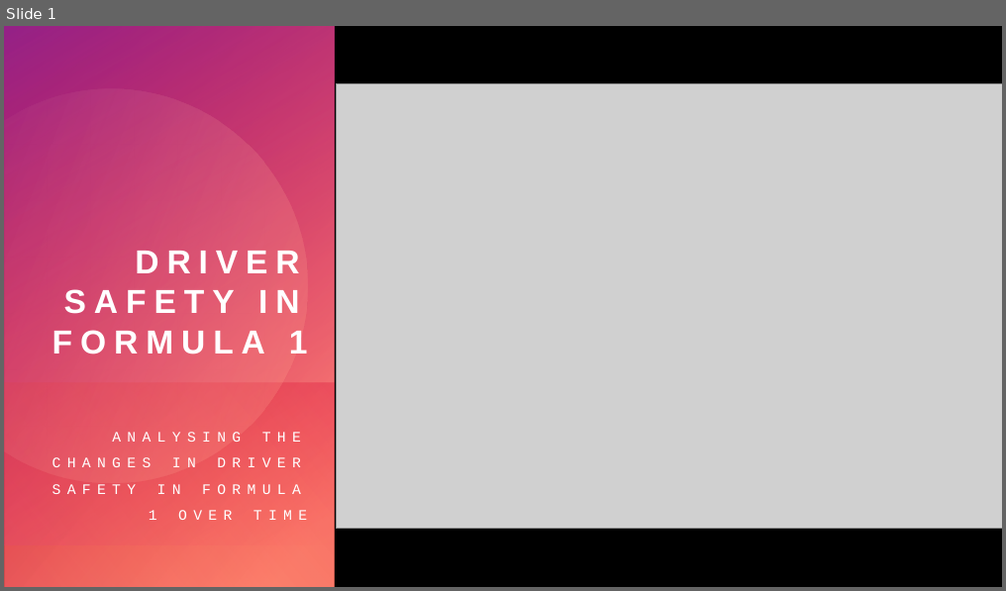
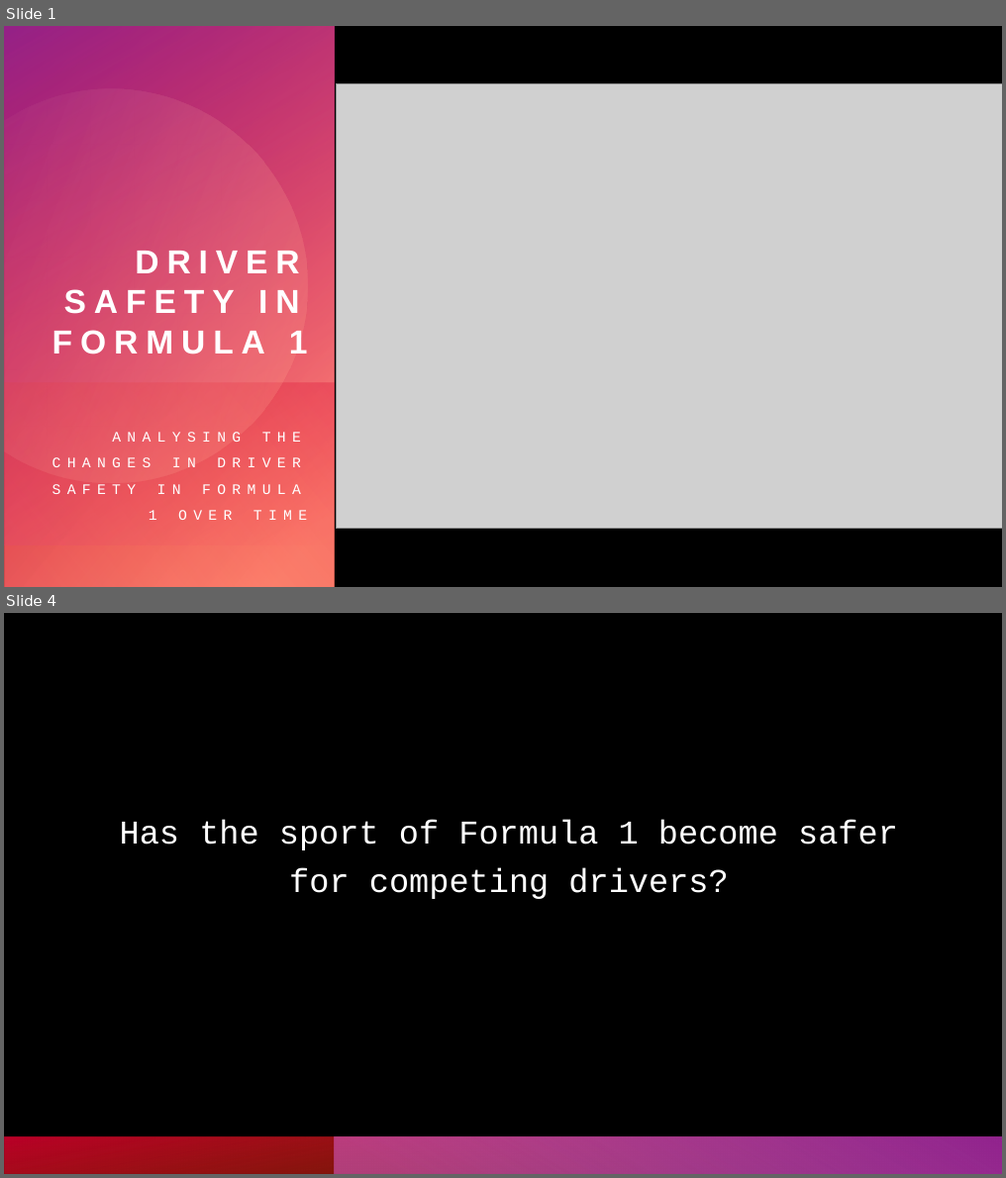
Before and after one commit to oli124/F1_safety, a slide deck: F1_driver_safety_pres.pptx. Shown one above the other, each under a label of ours: slide 1 before the commit, slides 1 and 4 after it; the slides between them are not shown. The pictures are 1006x591 and 1006x1178 pixels, drawn with LibreOffice and Linux fonts; fonts in the diff are those of the drawing; grey boxes stand for pictures. Boxes give left, top, right and bottom in pixels: in the first picture for what was removed or moved away, otherwise in the second. Text is boxed around its words. In the diff, an @@ line names an element or a change of style, - is before the commit and + after.

```diff
--- a/F1_driver_safety_pres.pptx
+++ b/F1_driver_safety_pres.pptx
@@ slide 4 added at (4,613,1002,1174), background #000000; not listed: 2 template elements that a slide beside it also shows @@
@@ text added at (120,820,898,899), 32 pt, text #FFFFFF @@
+Has the sport of Formula 1 become safer for competing drivers?
```
Also in this commit, not shown: 3 slides changed, 3 other slides added, 7 other files.
